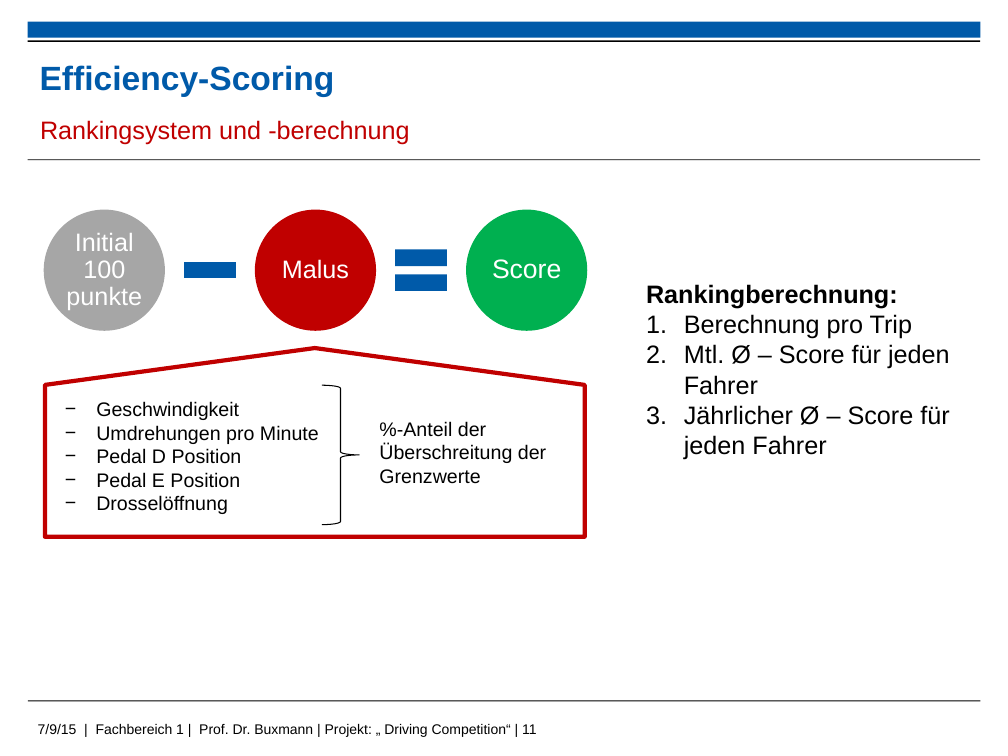
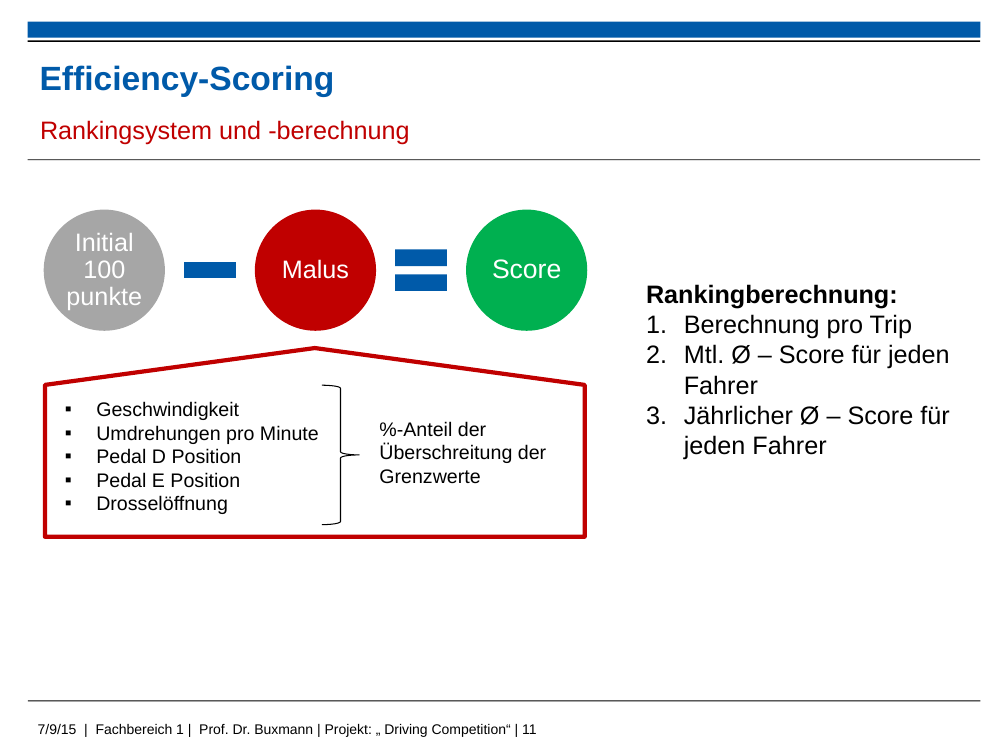
Before and after one commit to kolhagen/drivingcompetition, a slide deck: slide 11 of Big Data - Driving Competition.pptx. Drawn at 1008x756 pixels with LibreOffice and Linux fonts; fonts in the diff are those of the drawing; background and template pictures are left out. Boxes give left, top, right and bottom in pixels: in the first picture for what was removed or moved away, otherwise in the second. Text is boxed around its words. In the diff, an @@ line names an element or a change of style, - is before the commit and + after.

```diff
--- a/Big Data - Driving Competition.pptx
+++ b/Big Data - Driving Competition.pptx
@@ text "Geschwindigkeit" at box(96, 401, 319, 514): bullet − to ▪ @@
```
Also in this commit, not shown: 1 other slide changed.
